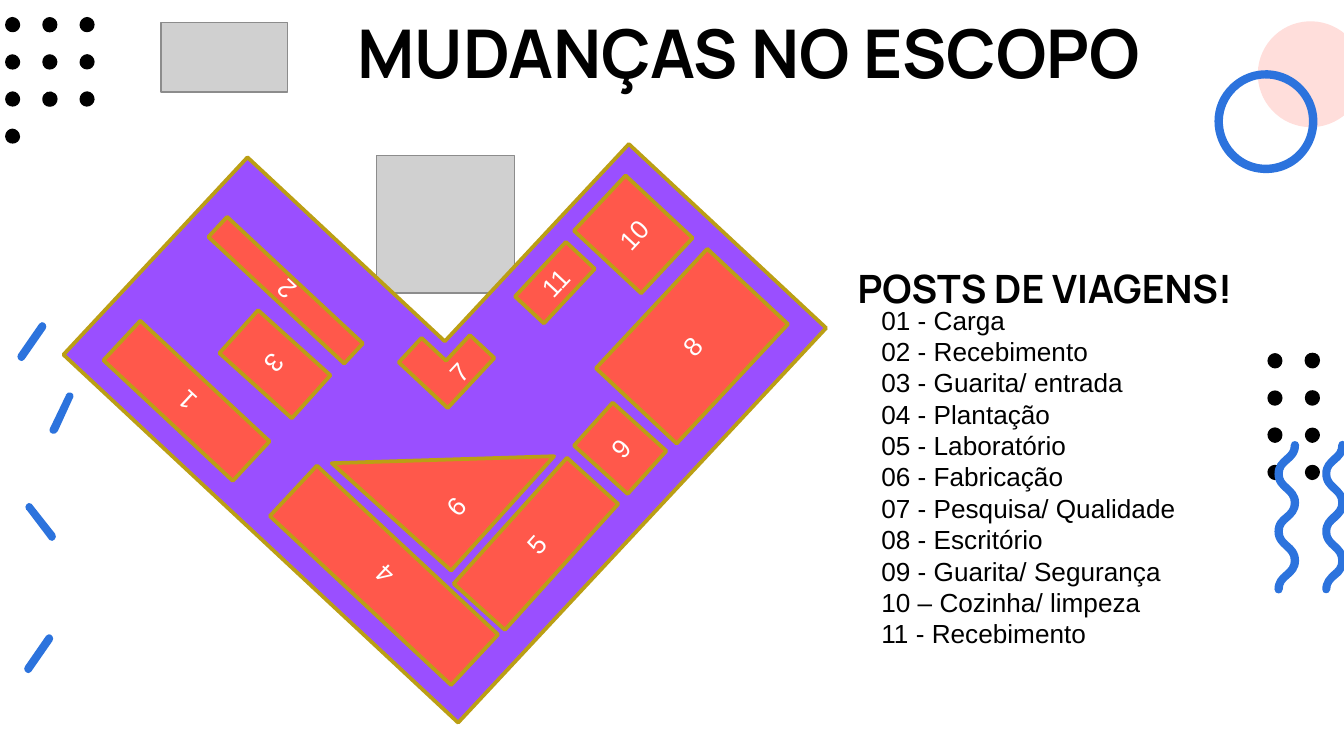
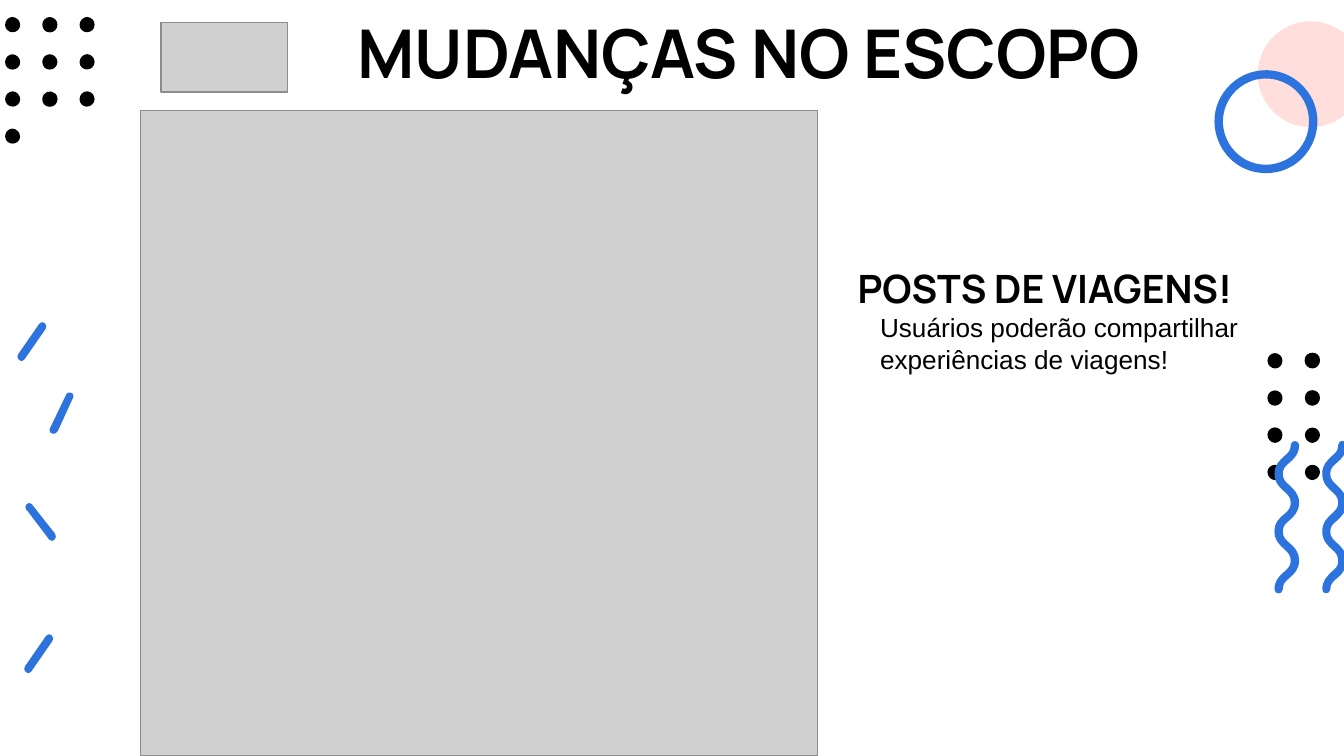
Before and after one commit to JoelSilv4/20201-3adsa-grupo1, a slide deck: slide 5 of Documentos/ppt's/(2020-09-09) -GoTravel-ppt2.pptx. Drawn at 1344x756 pixels with LibreOffice and Linux fonts; fonts in the diff are those of the drawing; grey boxes stand for pictures. Boxes give left, top, right and bottom in pixels: in the first picture for what was removed or moved away, otherwise in the second. Text is boxed around its words. In the diff, an @@ line names an element or a change of style, - is before the commit and + after.

Commit message:
atualiza ppt

```diff
--- a/Documentos/ppt's/(2020-09-09) -GoTravel-ppt2.pptx
+++ b/Documentos/ppt's/(2020-09-09) -GoTravel-ppt2.pptx
@@ corner removed at (63,0,825,722) @@
@@ picture added at (141,110,818,755) @@
@@ picture removed at (376,156,513,293) @@
@@ rectangle removed at (574,175,692,293) @@
-10
@@ rectangle removed at (208,217,362,363) @@
-2
@@ rectangle removed at (515,242,595,324) @@
-11
@@ rectangle removed at (596,249,788,444) @@
-8
@@ rectangle removed at (104,320,270,481) @@
-1
@@ rectangle removed at (220,310,330,418) @@
-3
@@ corner removed at (399,312,495,408) @@
-7
@@ text added at (880,317,1238,375), 14 pt, text #000000 @@
+Usuários poderão compartilhar experiências de viagens!
@@ text removed at (881,311,1175,644) @@
-01 - Carga
-02 - Recebimento
-03 - Guarita/ entrada
-04 - Plantação
-05 - Laboratório
-06 - Fabricação
-07 - Pesquisa/ Qualidade
-08 - Escritório
-09 - Guarita/ Segurança
-10 – Cozinha/ limpeza
-11 - Recebimento
@@ right triangle removed at (332,348,554,570) @@
-6
@@ rectangle removed at (574,403,667,495) @@
-9
@@ rectangle removed at (271,465,498,684) @@
-4
@@ rectangle removed at (454,458,618,630) @@
-5
```
